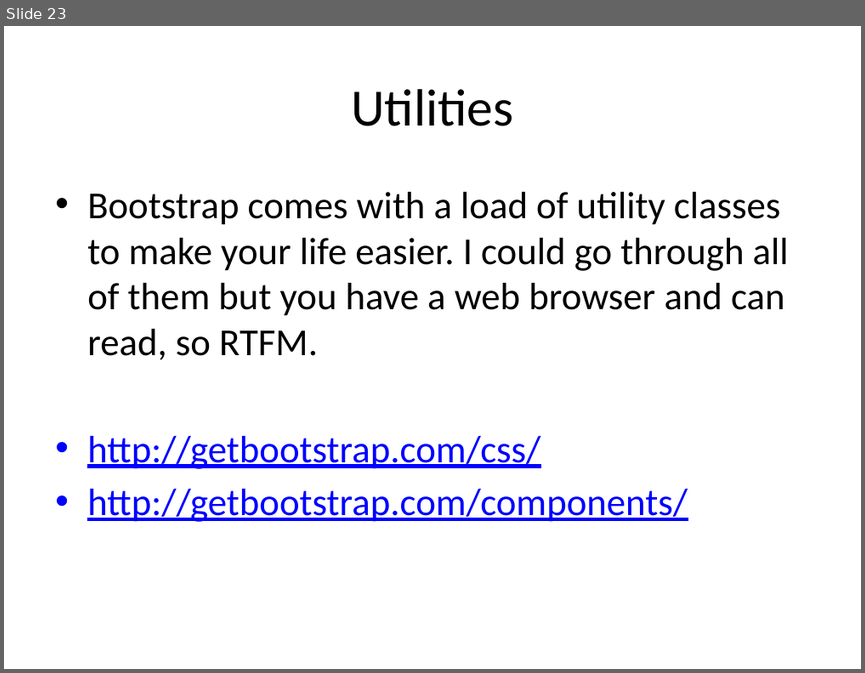
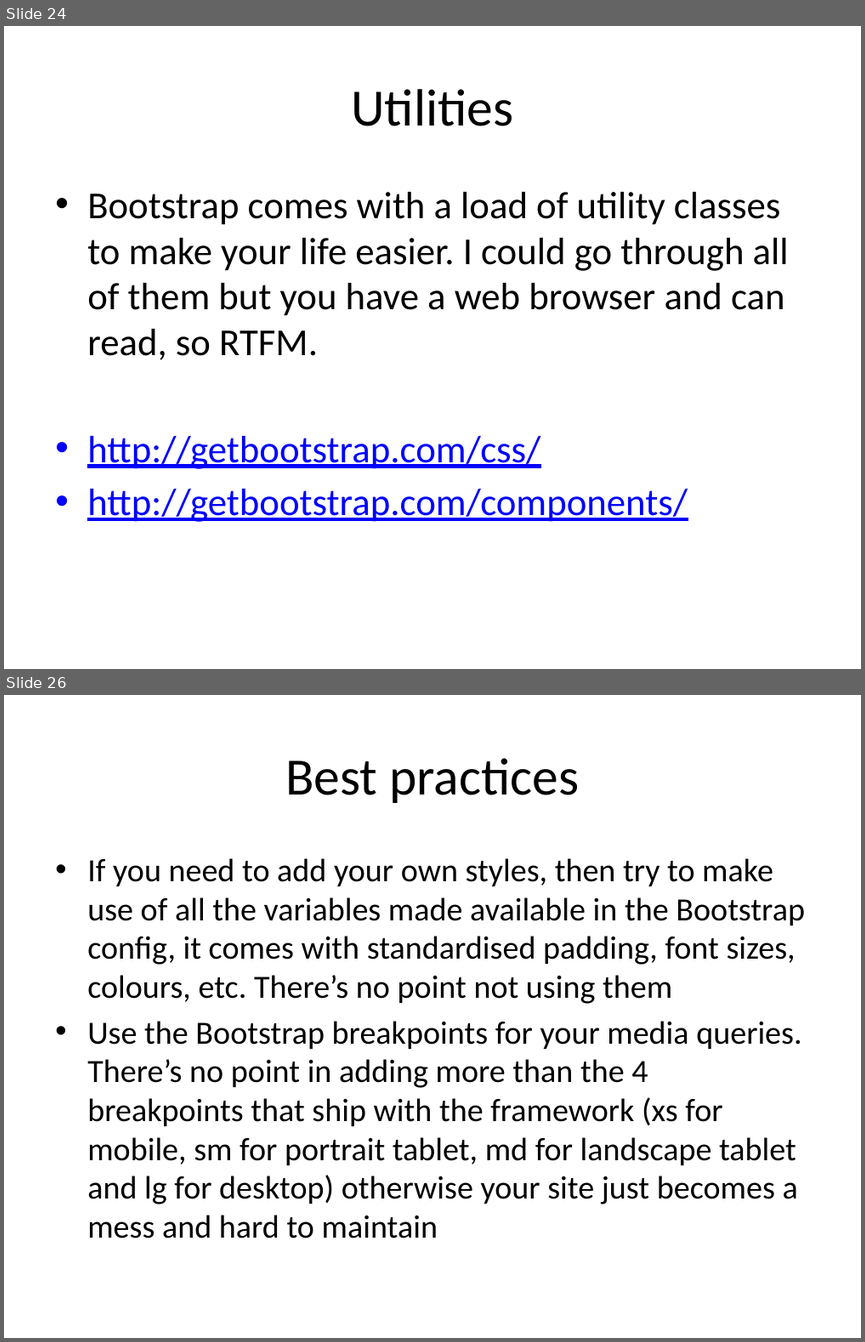
Before and after one commit to mogusbi/bootstrap-for-dummies, a slide deck: presentation.pptx. Shown one above the other, each under a label of ours: slide 23 before the commit, slides 24 and 26 after it; the slides between them are not shown. The pictures are 865x673 and 865x1342 pixels, drawn with LibreOffice and Linux fonts; fonts in the diff are those of the drawing. Boxes give left, top, right and bottom in pixels: in the first picture for what was removed or moved away, otherwise in the second. Text is boxed around its words. In the diff, an @@ line names an element or a change of style, - is before the commit and + after.

Commit message:
Updated presentation

```diff
--- a/presentation.pptx
+++ b/presentation.pptx
@@ slide 26 added at [4, 695, 861, 1338], background #FFFFFF @@
@@ title added at [285, 758, 579, 803], 44 pt, text #000000 @@
+Best practices
@@ text added at [87, 858, 805, 1238], 27.2 pt, text #000000 @@
+• If you need to add your own styles, then try to make use of all the variables made available in the Bootstrap config, it comes with standardised padding, font sizes, colours, etc. There’s no point not using them
+• Use the Bootstrap breakpoints for your media queries. There’s no point in adding more than the 4 breakpoints that ship with the framework (xs for mobile, sm for portrait tablet, md for landscape tablet and lg for desktop) otherwise your site just becomes a mess and hard to maintain
@@ what was slide 23 is now slide 24 @@
```
Also in this commit, not shown: 2 other slides added.
